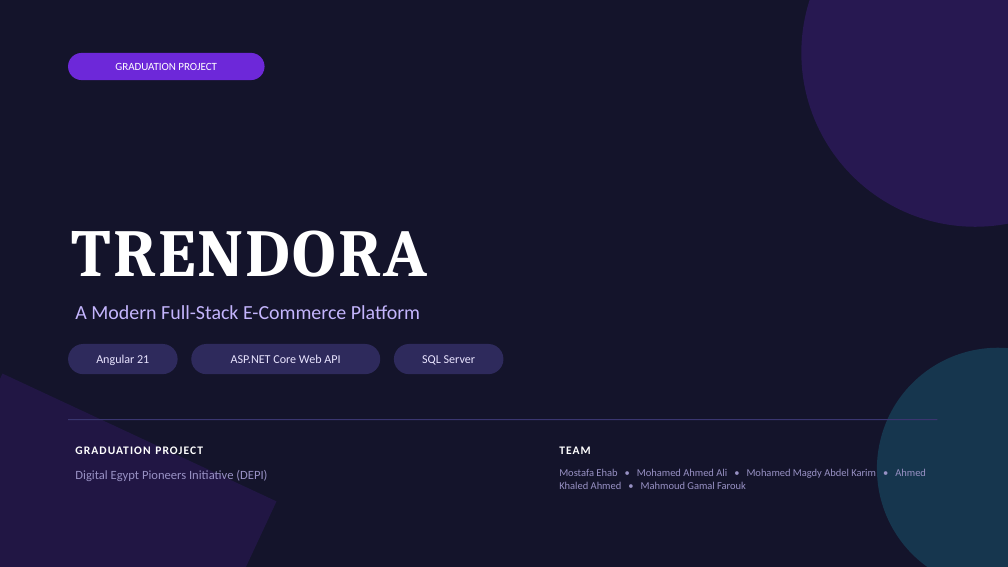
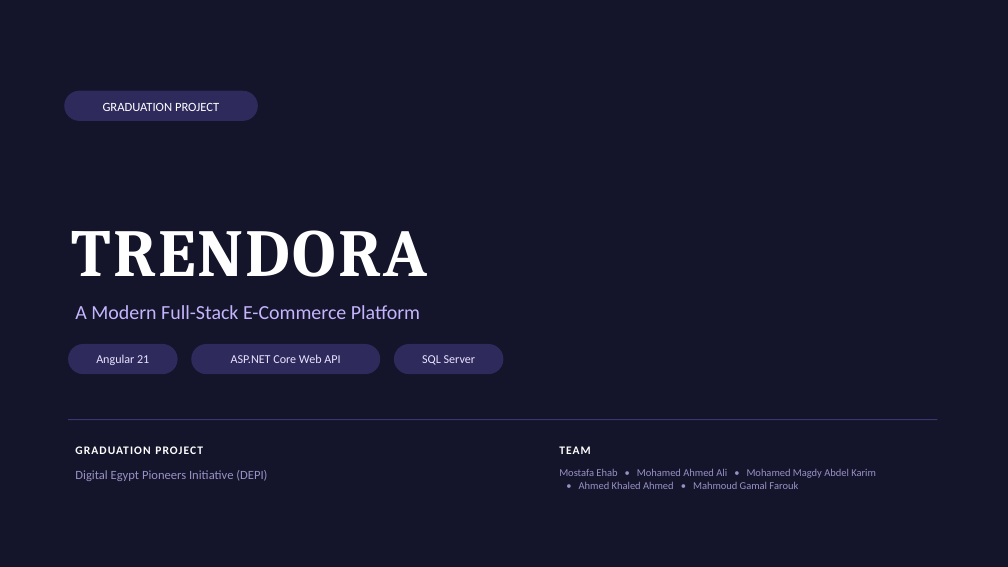
Before and after one commit to Mostafa-Elabsawy/DEPI-Graduation-Project, a slide deck: slide 1 of Presentation.pptx. Drawn at 1008x567 pixels with LibreOffice and Linux fonts; fonts in the diff are those of the drawing. Boxes give left, top, right and bottom in pixels: in the first picture for what was removed or moved away, otherwise in the second. Text is boxed around its words. In the diff, an @@ line names an element or a change of style, - is before the commit and + after.

```diff
--- a/Presentation.pptx
+++ b/Presentation.pptx
@@ ellipse removed at bbox=[802, 0, 1008, 227] @@
@@ rounded rectangle removed at bbox=[68, 53, 265, 80] @@
@@ rounded rectangle "GRADUATION PROJECT": place and size @@
-rounded rectangle "GRADUATION PROJECT" at bbox=[115, 63, 217, 70]
+rounded rectangle "GRADUATION PROJECT" at bbox=[64, 91, 258, 121]
@@ rounded rectangle "GRADUATION PROJECT" at bbox=[64, 91, 258, 121]: size 10.5 to 12 pt; vertical alignment middle to top; fill none to #2E2A5C @@
@@ ellipse removed at bbox=[877, 348, 1008, 567] @@
@@ rectangle removed at bbox=[0, 374, 277, 567] @@
@@ text at bbox=[559, 469, 876, 489]: text changed @@
-Mostafa Ehab • Mohamed Ahmed Ali • Mohamed Magdy Abdel Karim • Ahmed Khaled Ahmed • Mahmoud Gamal Farouk
+Mostafa Ehab • Mohamed Ahmed Ali • Mohamed Magdy Abdel Karim
+• Ahmed Khaled Ahmed • Mahmoud Gamal Farouk
```
Also in this commit, not shown: 14 other slides changed.
